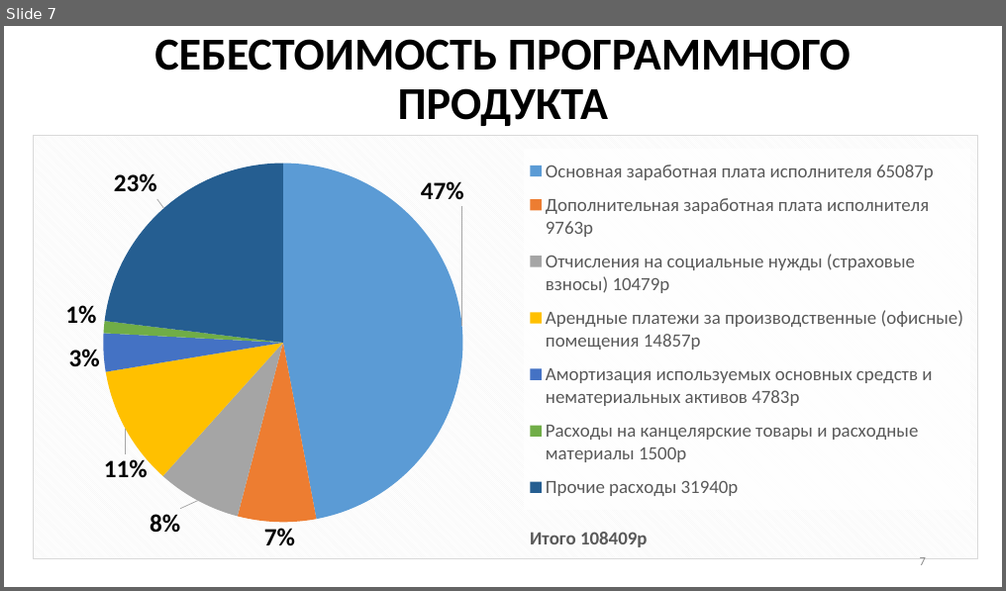
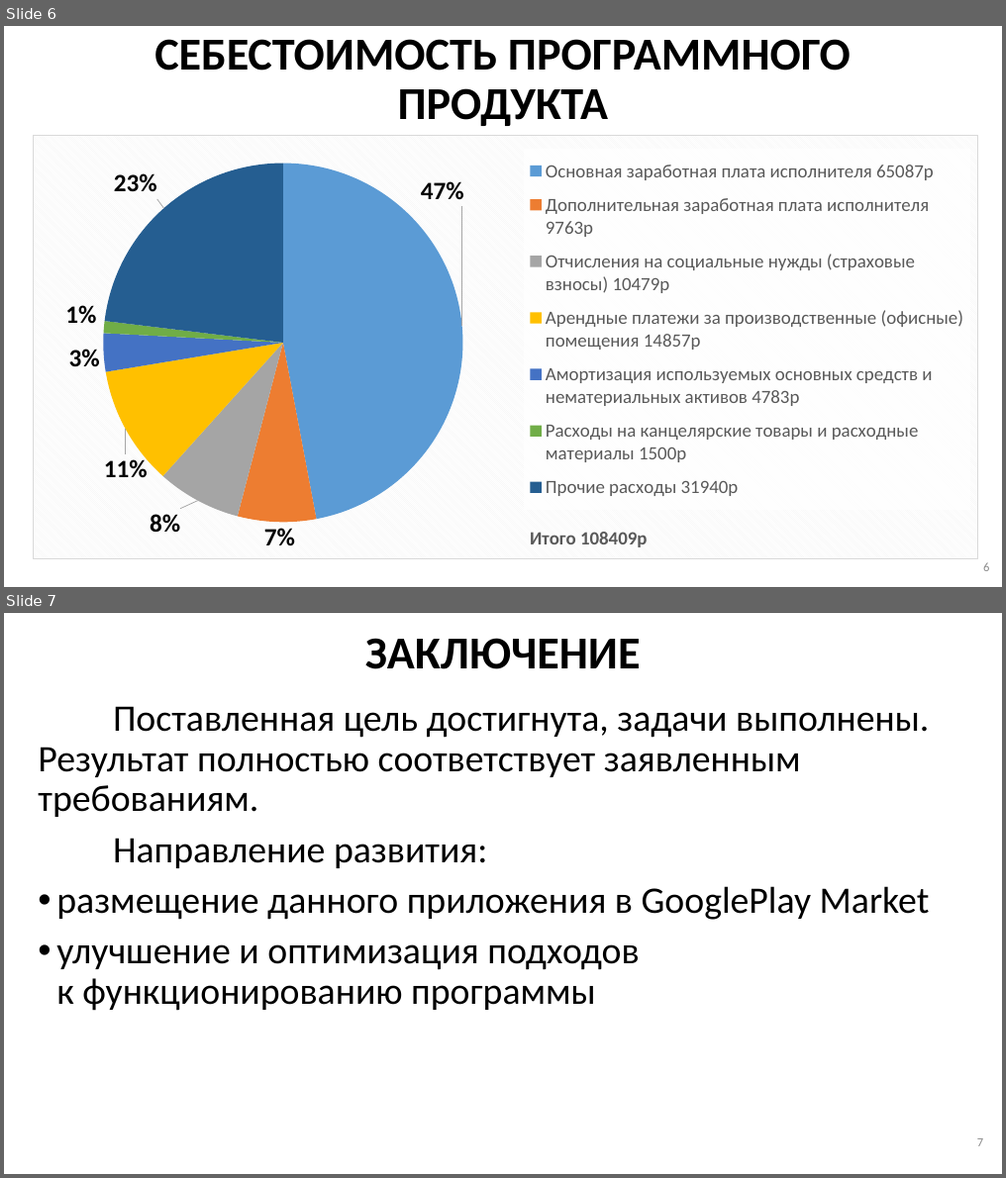
Before and after one commit to ZanderHamster/ScheduleBSTU, a slide deck: Документация/Презентация.pptx. Shown one above the other, each under a label of ours: slide 7 before the commit, slides 6 and 7 after it. The pictures are 1006x591 and 1006x1178 pixels, drawn with LibreOffice and Linux fonts; fonts in the diff are those of the drawing. Boxes give left, top, right and bottom in pixels: in the first picture for what was removed or moved away, otherwise in the second. Text is boxed around its words. In the diff, an @@ line names an element or a change of style, - is before the commit and + after.

```diff
--- a/Документация/Презентация.pptx
+++ b/Документация/Презентация.pptx
@@ slide 7 added at (4, 613, 1002, 1174), background #FFFFFF @@
@@ title added at (365, 638, 641, 669), 44 pt, text #000000, bold @@
+ЗАКЛЮЧЕНИЕ
@@ text added at (38, 706, 930, 1011), 36 pt, text #000000 @@
+Поставленная цель достигнута, задачи выполнены. Результат полностью соответствует заявленным требованиям.
+Направление развития:
+• размещение данного приложения в GooglePlay Market
+• улучшение и оптимизация подходов к функционированию программы
@@ page number added at (977, 1139, 983, 1147), 12 pt, text #8C8C8C @@
+7
@@ what was slide 7 is now slide 6 @@
@@ page number at (983, 563, 989, 571): text changed @@
-7
+6
```
Also in this commit, not shown: 3 slides changed, 2 slides removed, 5 other files.
